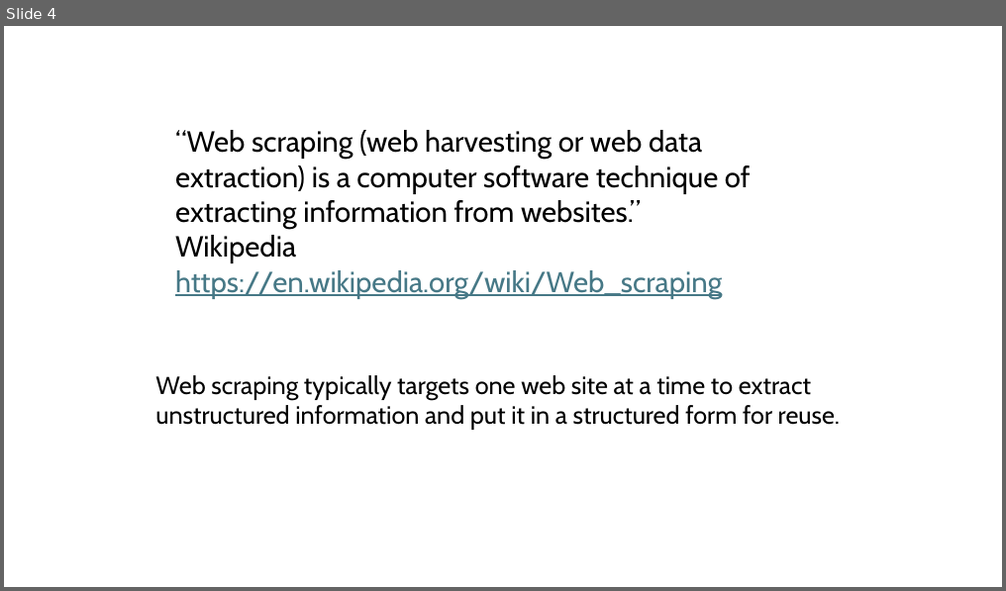
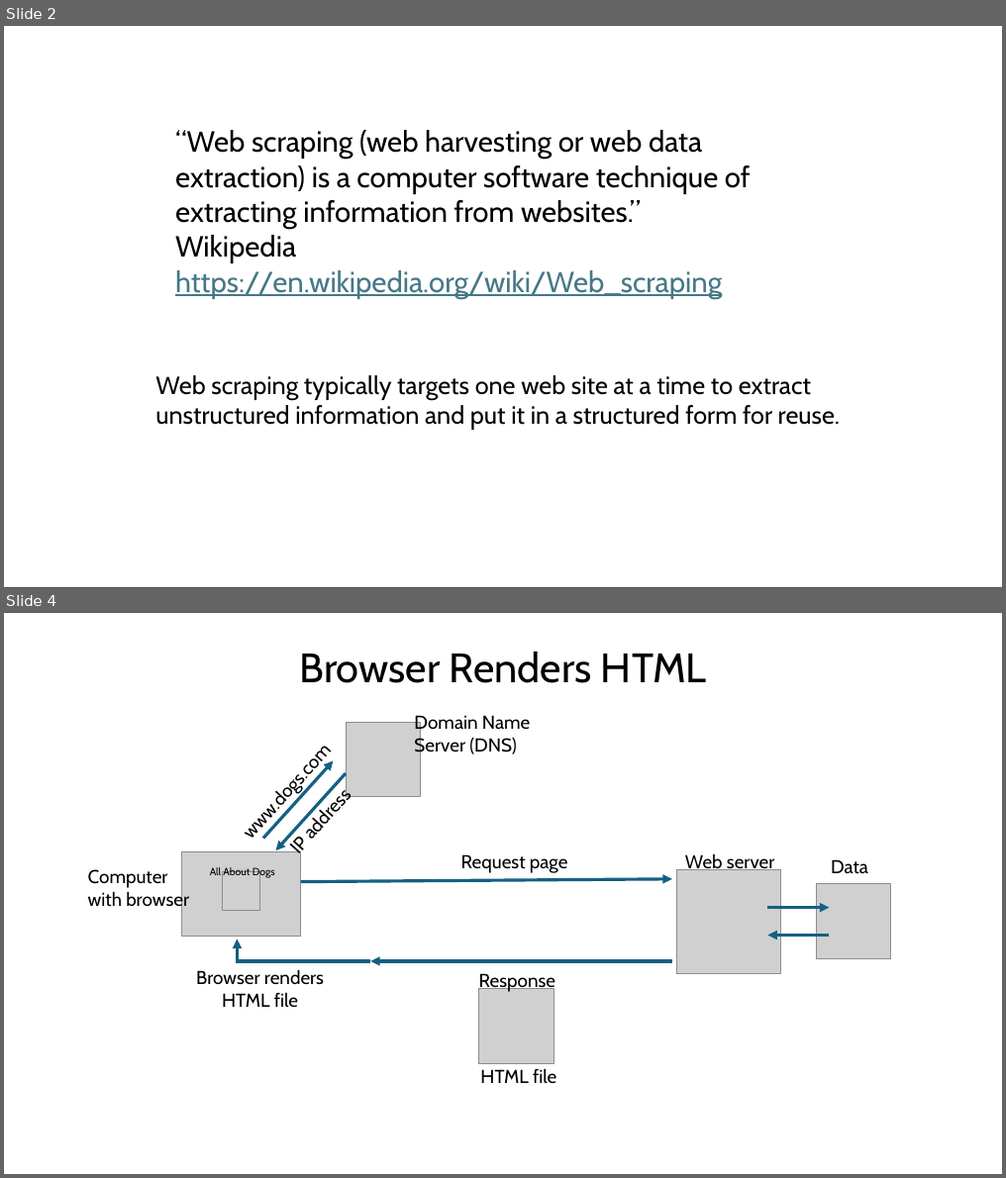
Before and after one commit to bham-carpentries/bham-introduction-to-webscraping, a slide deck: instructors/Introduction to Web Scraping.pptx. Shown one above the other, each under a label of ours: slide 4 before the commit, slides 2 and 4 after it; the slides between them are not shown. The pictures are 1006x591 and 1006x1178 pixels, drawn with LibreOffice and Linux fonts; fonts in the diff are those of the drawing; grey boxes stand for pictures. Boxes give left, top, right and bottom in pixels: in the first picture for what was removed or moved away, otherwise in the second. Text is boxed around its words. In the diff, an @@ line names an element or a change of style, - is before the commit and + after.

```diff
--- a/instructors/Introduction to Web Scraping.pptx
+++ b/instructors/Introduction to Web Scraping.pptx
@@ slide 4 added at [4,613,1002,1174], background #FFFFFF @@
@@ title added at [299,651,706,683], 39.6 pt, text #000000 @@
+Browser Renders HTML
@@ group added at [88,715,891,1083]: 11 texts, 6 pictures, 6 arrows, 1 elbow arrow @@
+www.dogs.com
+IP address
+Domain Name Server (DNS)
+Web server
+Data
+Request page
+Response
+HTML file
+All About Dogs
+Computer with browser
+Browser renders HTML file
@@ what was slide 4 is now slide 2 @@
```
Also in this commit, not shown: 6 slides changed, 9 other slides added, 2 slides removed, 3 other files.
